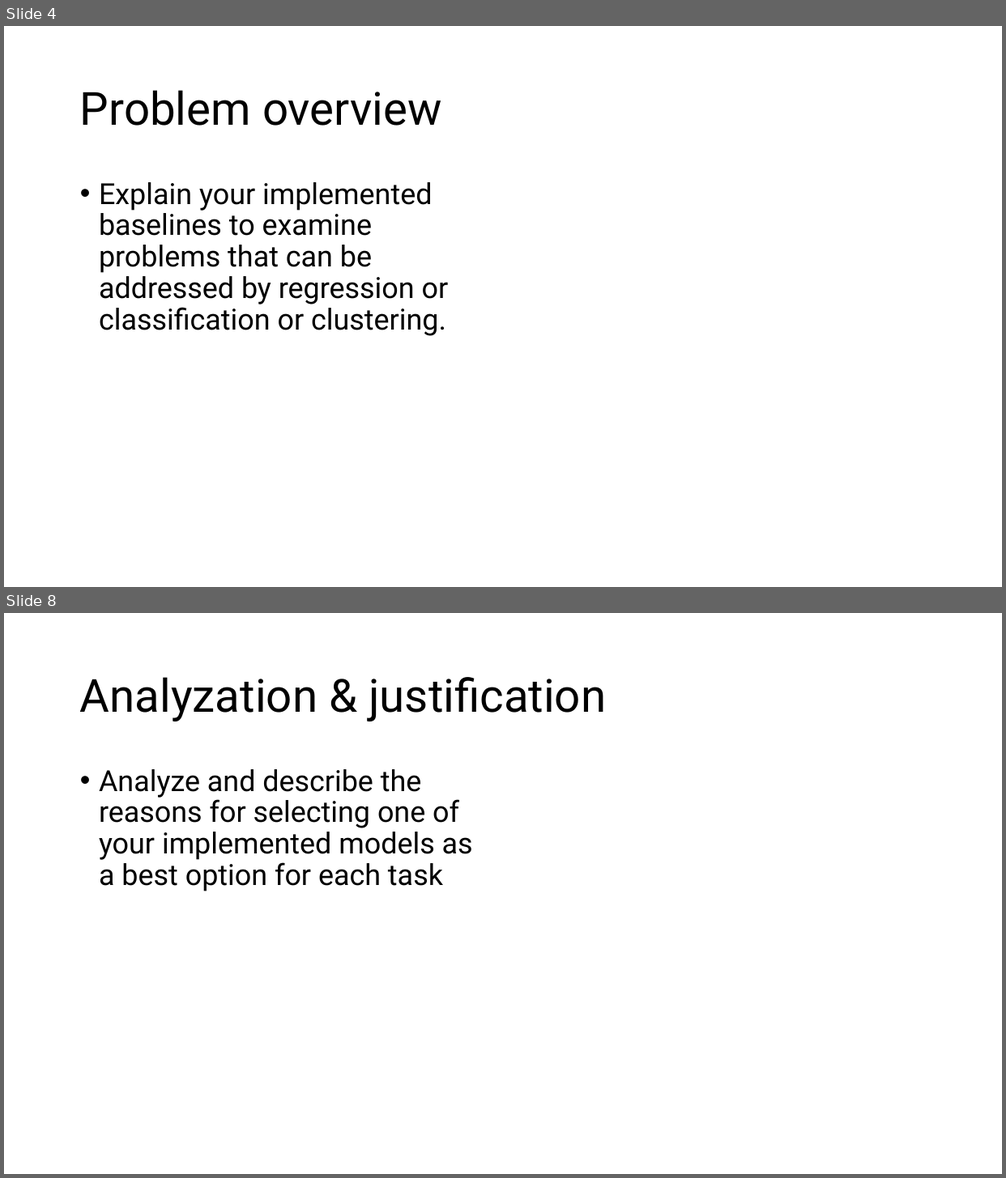
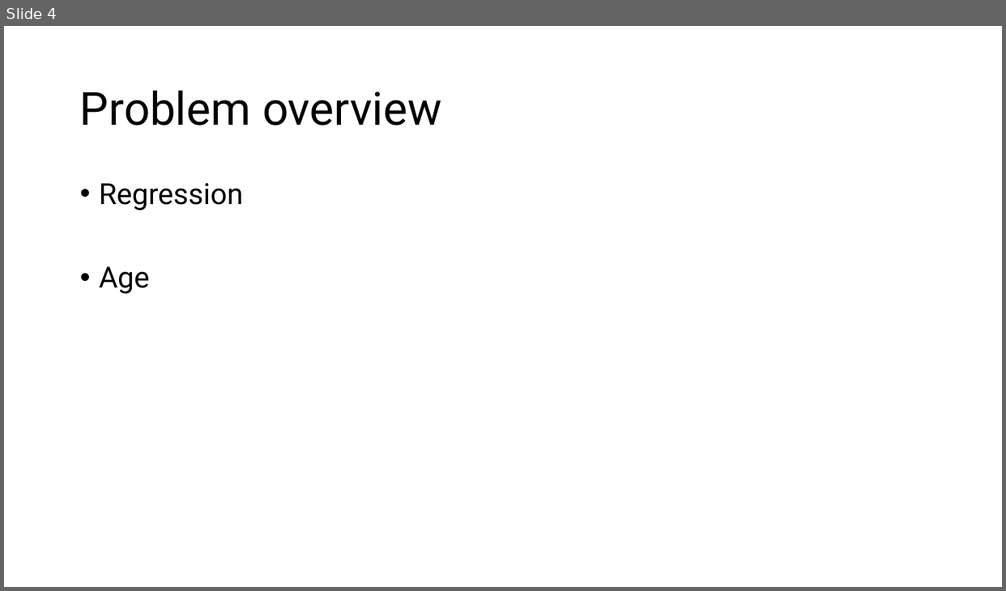
Before and after one commit to MaksBurchard240894/HFG7, a slide deck: Block B/Final Presentation.pptx. Shown one above the other, each under a label of ours: slides 4 and 8 before the commit, slide 4 after it; the slides between them are not shown. The pictures are 1006x1178 and 1006x591 pixels, drawn with LibreOffice and Linux fonts; fonts in the diff are those of the drawing. Boxes give left, top, right and bottom in pixels: in the first picture for what was removed or moved away, otherwise in the second. Text is boxed around its words. In the diff, an @@ line names an element or a change of style, - is before the commit and + after.

```diff
--- a/Block B/Final Presentation.pptx
+++ b/Block B/Final Presentation.pptx
@@ slide 8 removed at [4,613,1002,1174], background #FFFFFF @@
@@ title removed at [80,677,606,722] @@
-Analyzation & justification
@@ text removed at [99,769,473,892] @@
-• Analyze and describe the reasons for selecting one of your implemented models as a best option for each task
@@ slide 4 changed as well @@
@@ text at [99,183,243,294]: text changed @@
-• Explain your implemented baselines to examine problems that can be addressed by regression or classification or clustering.
+• Regression
+• Age
```
Also in this commit, not shown: 3 other slides changed, 4 slides added, 4 other slides removed, 5 other files.
